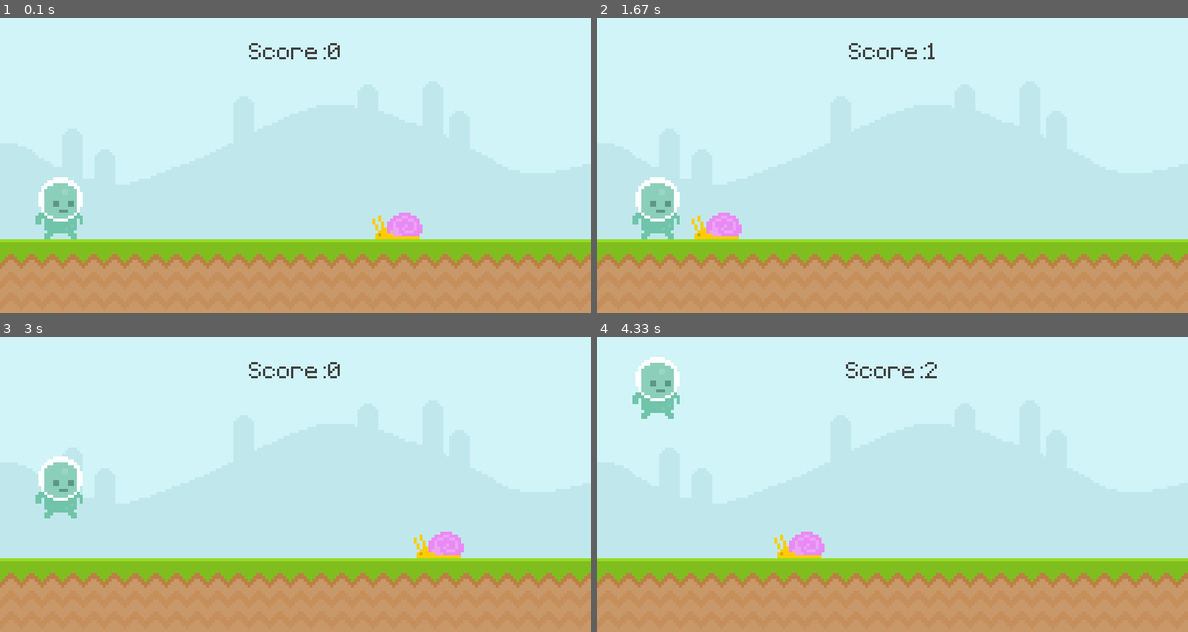
Above: before the commit, frames 1-4 (two rows, left to right).
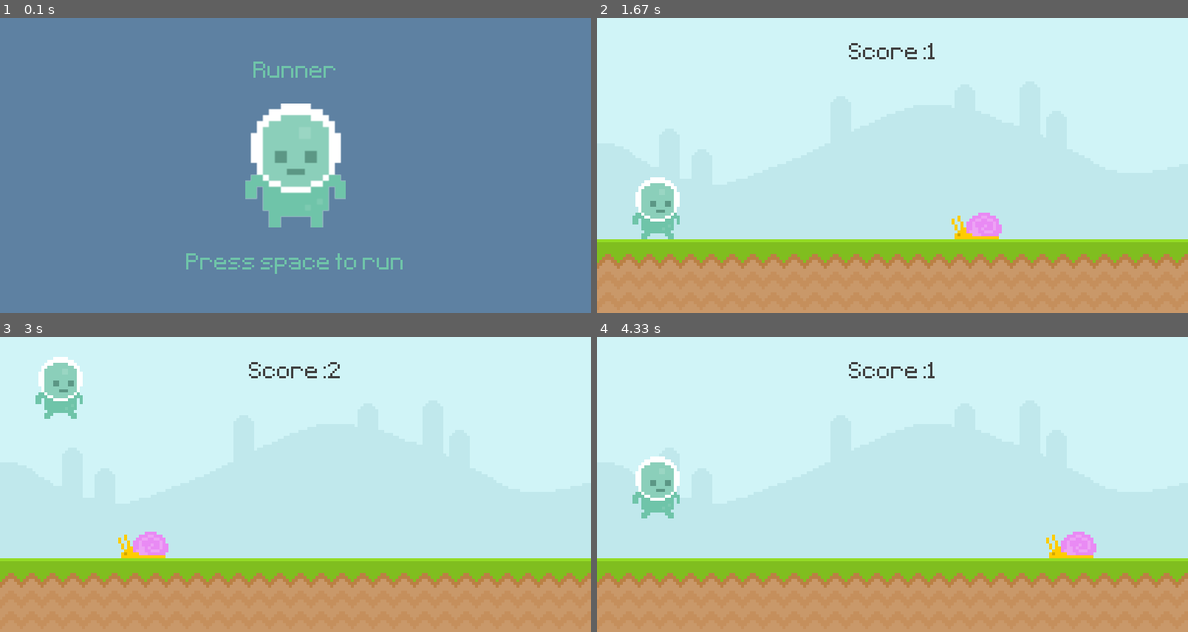
Above: after the commit, the same moments.

Repository: TylerTLe/PygamesBasics
Game: pygame game, started from main.py
Same seed, same stepped clock (60 frames per second), same inputs: the game is played once before the commit and once after it.
Inputs (mouse positions are in pixels of both pictures, inside the frame that each line leads up to):
- Up to frame 1 (0.1 s): no input
- Up to frame 2 (1.67 s): tap Space at 0.33 s; click (656, 206) at 0.72 s
- Up to frame 3 (3 s): tap Space at 2, 2.4, 2.7 s
- Up to frame 4 (4.33 s): tap Space at 3.23, 3.53, 3.73, 4.03 s

The runs differ from the first frame. In frame 1, 100% of the frame differs, in the area x 0-100%, y 0-100%; in frame 2, 1.1%; in frame 3, 3.7%; in frame 4, 3.9%.

Commit message:
Adds intro screen

Diff:
--- a/main.py
+++ b/main.py
@@ -6,14 +6,16 @@
     score_surface = test_font.render(f'Score:{current_time}', False, (64,64,64))
     score_rect = score_surface.get_rect(center = (400,50))
     screen.blit(score_surface,score_rect)
+    return current_time
 
 pygame.init()
 screen = pygame.display.set_mode((800,400))
 pygame.display.set_caption('Runner')
 clock = pygame.time.Clock()
 test_font = pygame.font.Font('font/Pixeltype.ttf',50)
-game_active = True
+game_active = False
 start_time = 0
+score = 0
 
 sky = pygame.image.load('graphics/Sky.png').convert()
 ground = pygame.image.load('graphics/Ground.png').convert()
@@ -27,6 +29,16 @@
 player_surface = pygame.image.load('graphics/player/player_walk_1.png').convert_alpha()
 player_hitbox = player_surface.get_rect(midbottom = (80,300))
 player_gravity = 0
+
+# Intro Screen
+player_stand = pygame.image.load('graphics/player/player_stand.png').convert_alpha()
+player_stand = pygame.transform.rotozoom(player_stand,0,2)
+player_stand_rect = player_stand.get_rect(center = (400,200))
+
+game_name = test_font.render('Runner',False, (111,196,169))
+game_rect = game_name.get_rect(center = (400,75))
+game_start = test_font.render('Press space to run',False, (111,196,169))
+game_start_rect = game_start.get_rect(center = (400,335))
 
 while True:
     for event in pygame.event.get():
@@ -52,7 +64,7 @@
         # Background
         screen.blit(sky,(0,0))
         screen.blit(ground,(0,300))
-        display_score()
+        score = display_score()
 
         # Snail
         snail_hitbox.x -= 4
@@ -71,7 +83,18 @@
 
 # Start screen
     else:
-        screen.fill('Blue')
+        screen.fill((94,129,162))
+        screen.blit(player_stand,player_stand_rect)
+
+        score_message = test_font.render(f'Your score: {score}',False,(111,196,169))
+        score_message_rect = score_message.get_rect(center = (400,330))
+
+        screen.blit(game_name,game_rect)
+
+        if score == 0:
+            screen.blit(game_start,game_start_rect)
+        else:
+            screen.blit(score_message,score_message_rect)
 
     pygame.display.update()
     clock.tick(60)
